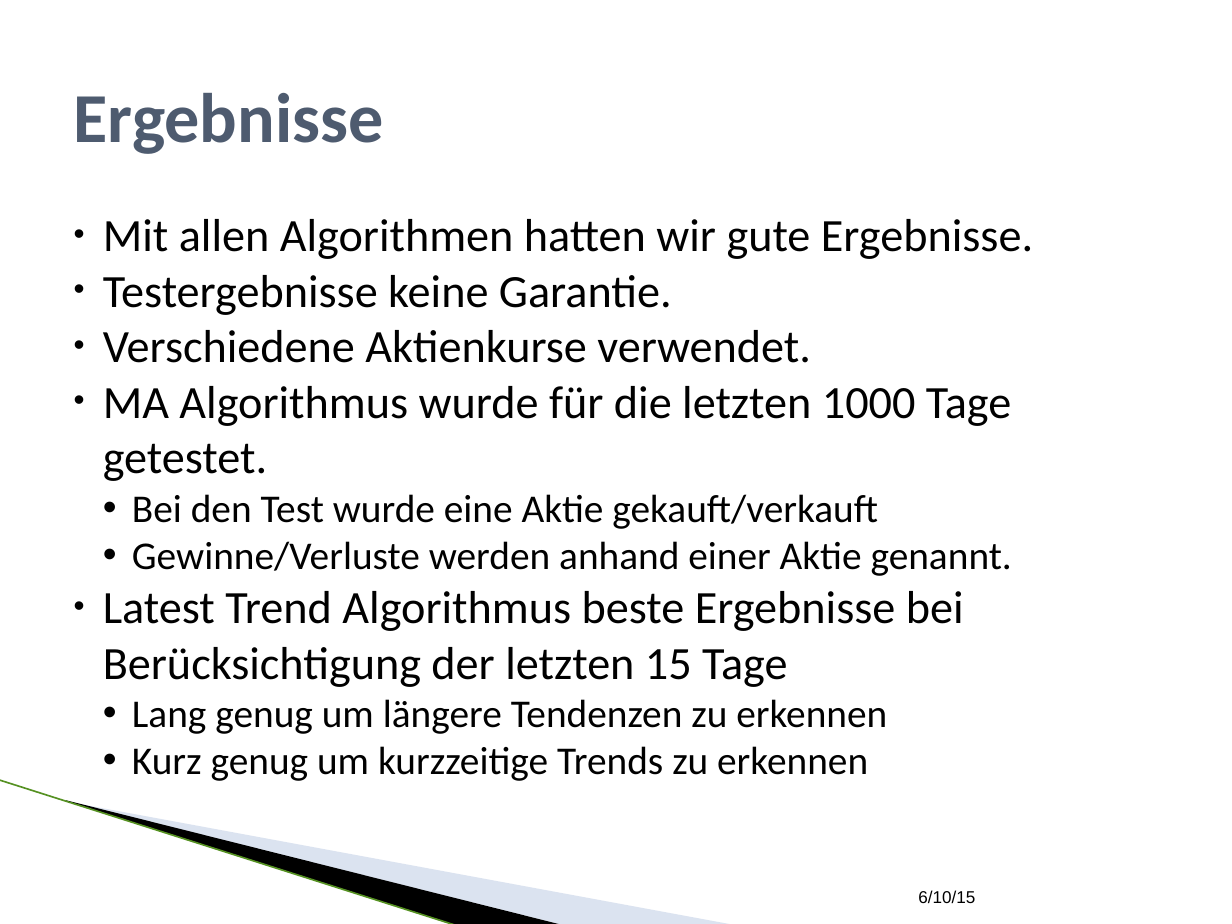
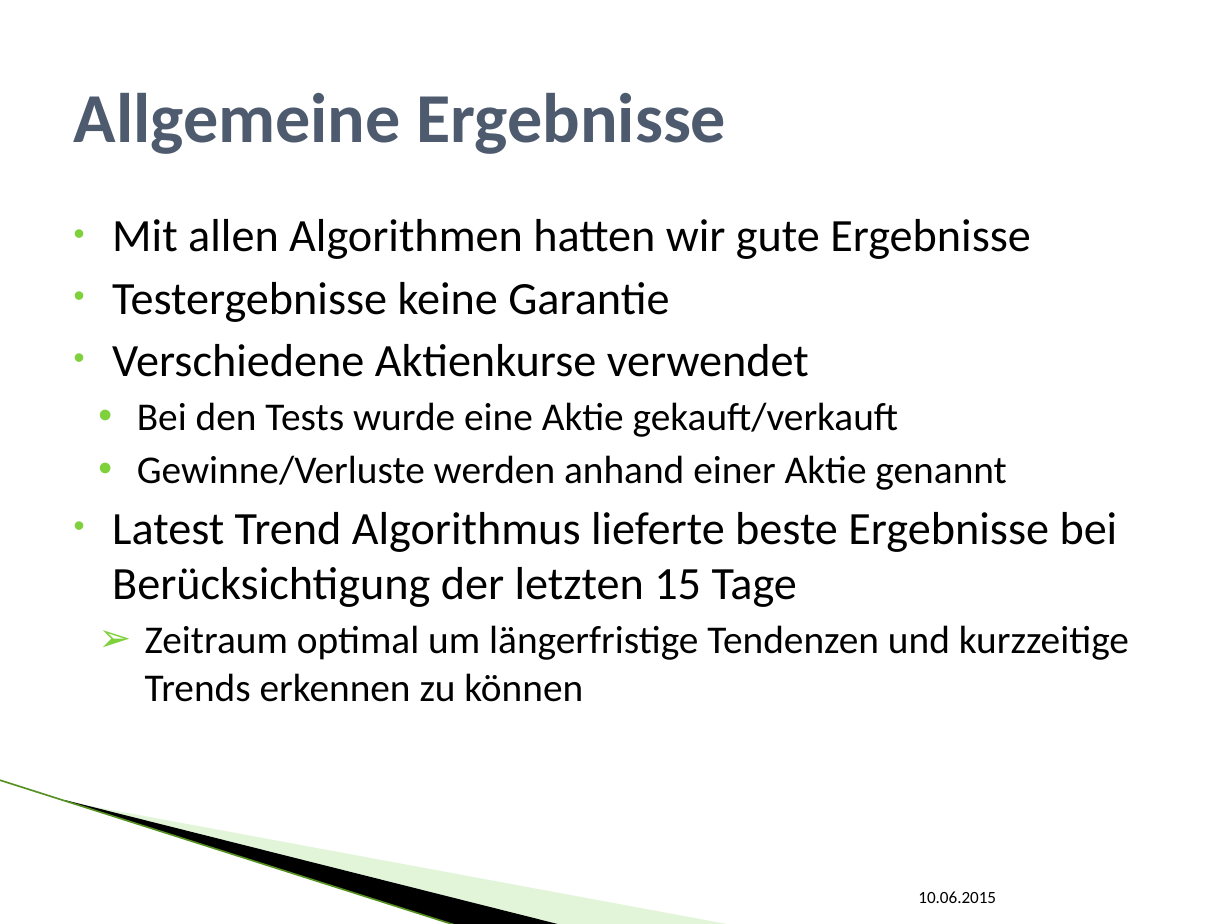
Before and after one commit to SEPSkyware6MM/StockForecast, a slide deck: slide 20 of ALR_Vortrag.pptx (slide 12 before the commit). Drawn at 1232x924 pixels with LibreOffice and Linux fonts; fonts in the diff are those of the drawing; background and template pictures are left out. Boxes give left, top, right and bottom in pixels: in the first picture for what was removed or moved away, otherwise in the second. Text is boxed around its words. In the diff, an @@ line names an element or a change of style, - is before the commit and + after.

Commit message:
Final presentation

```diff
--- a/ALR_Vortrag.pptx
+++ b/ALR_Vortrag.pptx
@@ title at (x1=74, y1=93, x2=727, y2=154): text changed @@
-Ergebnisse
+Allgemeine Ergebnisse
@@ text at (x1=112, y1=219, x2=1129, y2=702): text changed @@
-• Mit allen Algorithmen hatten wir gute Ergebnisse.
-• Testergebnisse keine Garantie.
-• Verschiedene Aktienkurse verwendet.
-• MA Algorithmus wurde für die letzten 1000 Tage getestet.
-  • Bei den Test wurde eine Aktie gekauft/verkauft
-  • Gewinne/Verluste werden anhand einer Aktie genannt.
-• Latest Trend Algorithmus beste Ergebnisse bei Berücksichtigung der letzten 15 Tage
-  • Lang genug um längere Tendenzen zu erkennen
-  • Kurz genug um kurzzeitige Trends zu erkennen
+• Mit allen Algorithmen hatten wir gute Ergebnisse
+• Testergebnisse keine Garantie
+• Verschiedene Aktienkurse verwendet
+  • Bei den Tests wurde eine Aktie gekauft/verkauft
+  • Gewinne/Verluste werden anhand einer Aktie genannt
+• Latest Trend Algorithmus lieferte beste Ergebnisse bei Berücksichtigung der letzten 15 Tage
+  ➢ Zeitraum optimal um längerfristige Tendenzen und kurzzeitige Trends erkennen zu können
@@ line (0, 780) - (457, 924): stroke #559122 0.96 pt to #B1E399 0.95 pt @@
@@ freeform shape at (x1=65, y1=800, x2=563, y2=924): outline redrawn @@
@@ freeform shape at (x1=68, y1=801, x2=733, y2=924): fill #A7B9DB at 40% opacity to #B8E7A1 at 40% opacity @@
@@ text at (x1=918, y1=891, x2=996, y2=903): text changed; font Arial to Calibri @@
-6/10/15
+10.06.2015
```
Also in this commit, not shown: 18 other slides changed, 3 slides added, 2 slides removed.
